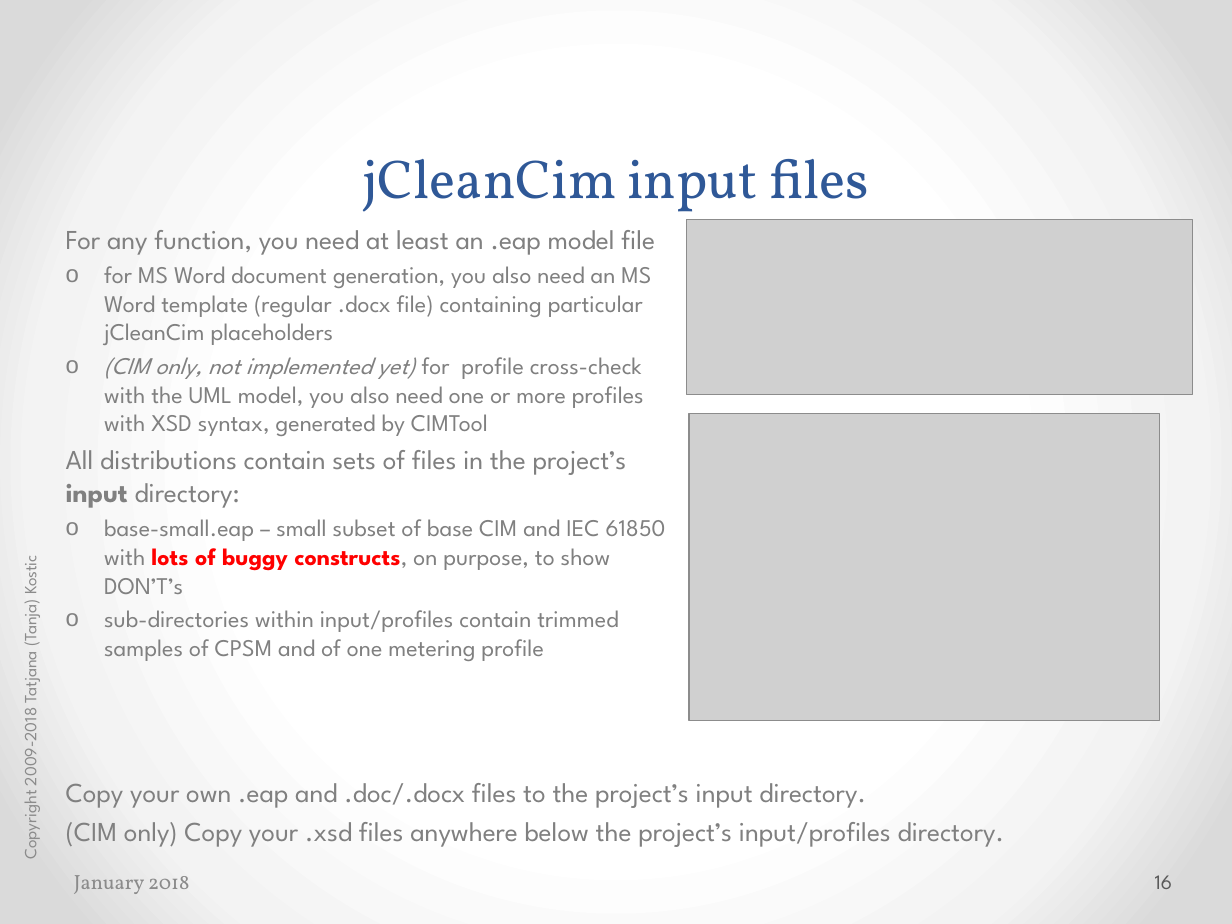
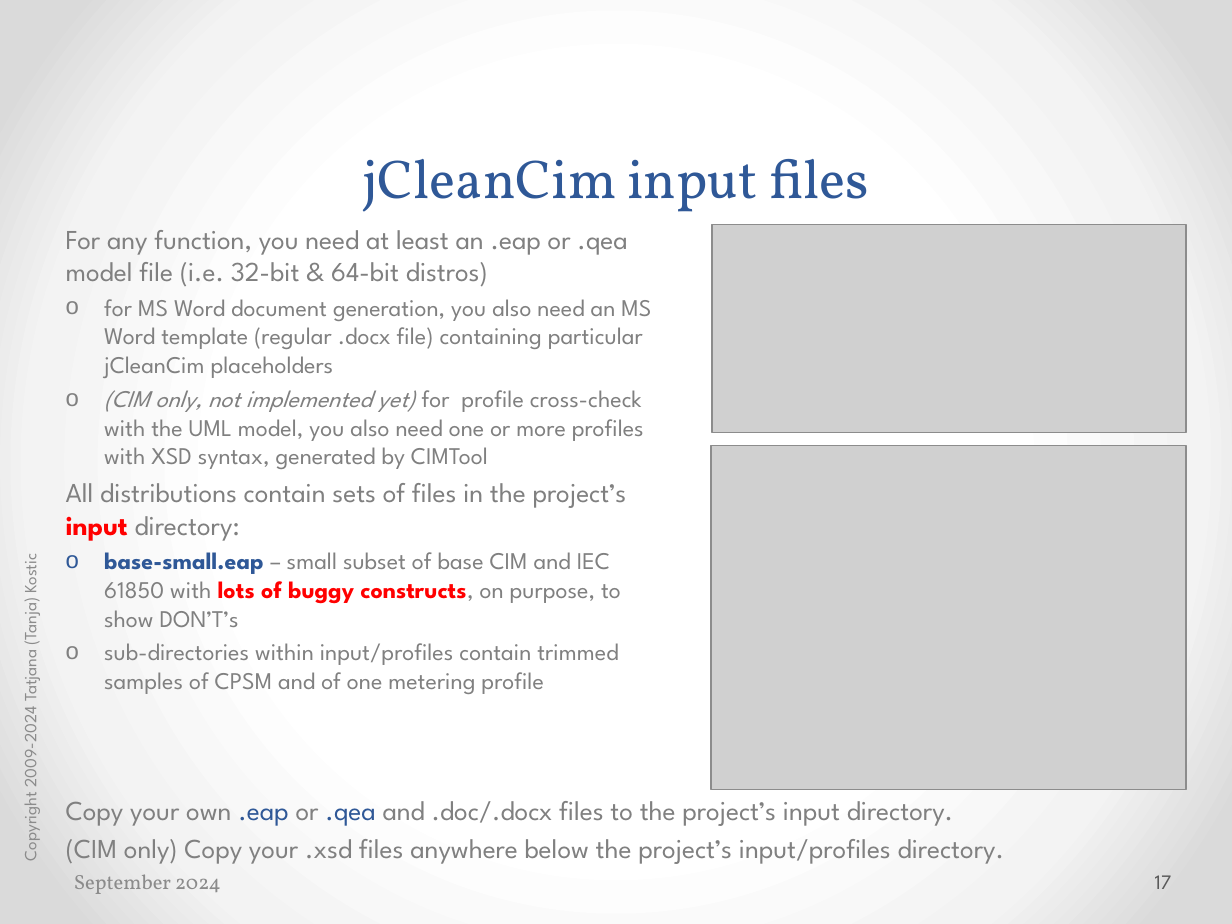
Before and after one commit to cimug-org/jCleanCim, a slide deck: slide 17 of doc/jCleanCimIntro.pptx (slide 16 before the commit). Drawn at 1232x924 pixels with LibreOffice and Linux fonts; fonts in the diff are those of the drawing; grey boxes stand for pictures. Boxes give left, top, right and bottom in pixels: in the first picture for what was removed or moved away, otherwise in the second. Text is boxed around its words. In the diff, an @@ line names an element or a change of style, - is before the commit and + after.

```diff
--- a/doc/jCleanCimIntro.pptx
+++ b/doc/jCleanCimIntro.pptx
@@ text at bbox=[66, 230, 627, 286]: text changed @@
-For any function, you need at least an .eap model file
+For any function, you need at least an .eap or .qea model file (i.e. 32-bit & 64-bit distros)
@@ picture: place and size @@
-picture at bbox=[686, 219, 1193, 394]
+picture at bbox=[712, 224, 1186, 432]
@@ picture: place and size @@
-picture at bbox=[689, 414, 1159, 721]
+picture at bbox=[711, 446, 1186, 790]
@@ text at bbox=[66, 483, 627, 627]: text colour #808080 to #FF0000 in "input"; text colour #808080 to #2F5897, bold on in "base-small.eap" @@
@@ text at bbox=[17, 558, 42, 859]: text changed @@
-Copyright 2009-2018 Tatjana (Tanja) Kostic
+Copyright 2009-2024 Tatjana (Tanja) Kostic
@@ text "Copy your own .eap or ...": place and size @@
-text "Copy your own .eap or ..." at bbox=[66, 783, 1005, 847]
+text "Copy your own .eap or ..." at bbox=[66, 801, 1005, 864]
@@ text at bbox=[66, 801, 953, 826]: text changed @@
-Copy your own .eap and .doc/.docx files to the project’s input directory.
+Copy your own .eap or .qea and .doc/.docx files to the project’s input directory.
@@ text at bbox=[74, 874, 221, 894]: text changed @@
-January 2018
+September 2024
@@ page number at bbox=[1155, 875, 1172, 889]: text changed @@
-16
+17
```
Also in this commit, not shown: 74 other slides changed, 2 slides added, 35 other files.
